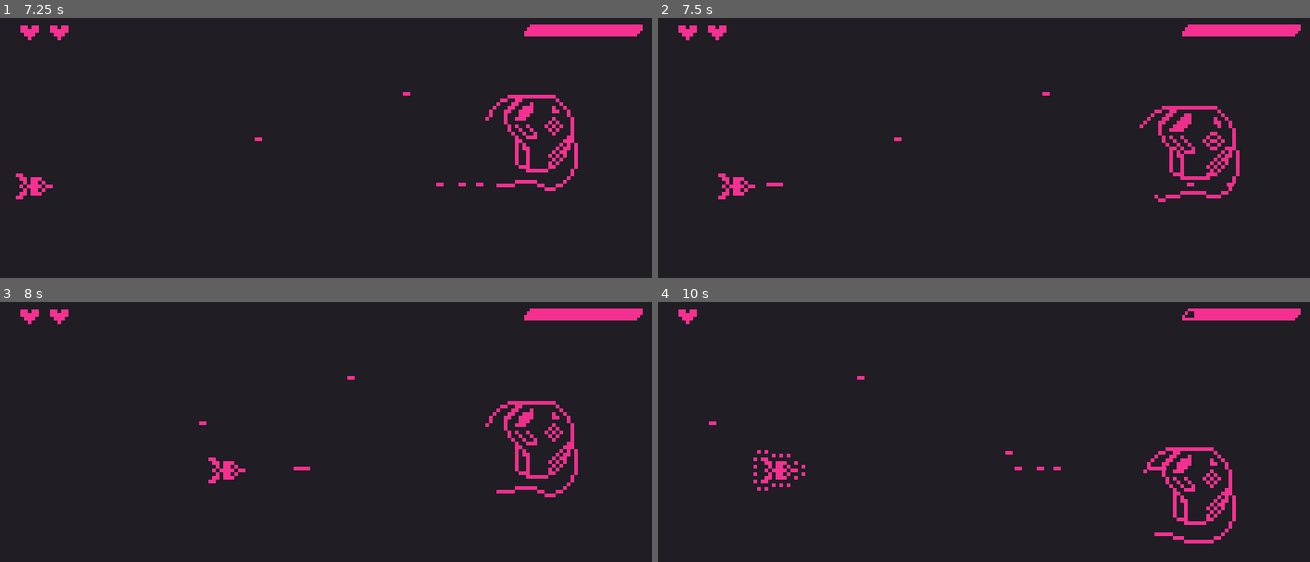
Above: before the commit, frames 1-4 (two rows, left to right).
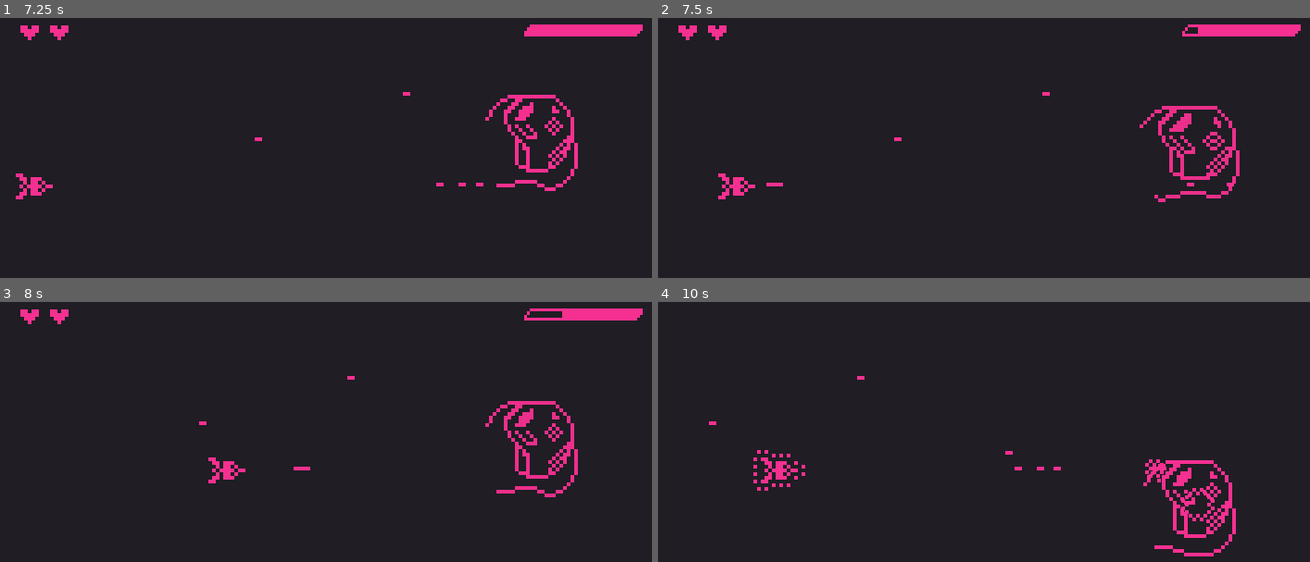
Above: after the commit, the same moments.

Repository: victor-romero-martinez/space-umpact
Game: Godot game, scene res://test/test_room.tscn
Two runs of this game, one before a commit and one after it. Both use one fixed random seed, a clock stepped at 60 frames per second and the inputs below. This scene is started directly instead of the project's main scene.
Inputs:
- Up to frame 1 (7.25 s): tap Enter (ui_accept) at 0.5, 0.6, 0.77, 1.07, 1.35, 1.52, 1.82, 2.1, 2.85, 3.02, 3.32, 3.6, 3.77, 4.07, 4.35, 4.52, 4.82, 5.1, 5.85, 6.02, 6.32, 6.6, 6.77, 7.07 s; hold Right (ui_right) 0.53-2.03 s; hold Left (ui_left) 2.03-2.78 s; hold Right (ui_right) 2.78-4.28 s; hold Left (ui_left) 4.28-5.03 s; hold Right (ui_right) 5.03-5.78 s; hold Left (ui_left) from 5.78 s (still down)
- Up to frame 2 (7.5 s): release Left (ui_left) at 7.28 s; hold Right (ui_right) from 7.28 s (still down); tap Enter (ui_accept) at 7.35 s
- Up to frame 3 (8 s): keep holding Right (ui_right); tap Enter (ui_accept) at 7.52, 7.82 s
- Up to frame 4 (10 s): tap Enter (ui_accept) at 8.1, 8.85, 9.02, 9.32, 9.6, 9.77 s; release Right (ui_right) at 9.53 s; hold Left (ui_left) from 9.53 s (still down)

Frame 1 is identical in both runs. In frame 2, less than 0.1% of the frame differs, in the area x 80-83%, y 3-7%; in frame 3, 0.1%; in frame 4, 2.9%, in the area x 3-99%, y 2-98%.

Commit message:
update: change level

Diff:
--- a/global/global.gd
+++ b/global/global.gd
@@ -2,8 +2,14 @@
 extends Node2D
 
 var screen_size: Vector2
+var total_level: int = 2
+var current_level: int = 1
 var player_heart: int = 3
 var defeated_boss: bool = false
+## call after hiding boss
+var queue_boss: bool = false
+## call after hiding player
+var hidden_player: bool = false
 
 
 #TODO: implementar animacion de spawn
--- a/levels/level_1/enemy_chunk_2.tscn
+++ b/levels/level_1/enemy_chunk_2.tscn
@@ -20,7 +20,6 @@
 [node name="Enemy5" parent="." index="3" instance=ExtResource("2_gxvia")]
 position = Vector2(58, 29)
 health = 2
-speed = 4.0
 
 [node name="Enemy6" parent="." index="4" instance=ExtResource("2_gxvia")]
 position = Vector2(125, 20)
@@ -37,7 +36,6 @@
 [node name="Enemy9" parent="." index="7" instance=ExtResource("2_gxvia")]
 position = Vector2(123, 12)
 health = 2
-speed = 4.0
 
 [node name="Enemy10" parent="." index="8" instance=ExtResource("2_gxvia")]
 position = Vector2(157, 44)
--- a/scenes/enemies/boss_1.tscn
+++ b/scenes/enemies/boss_1.tscn
@@ -57,6 +57,7 @@
 
 [node name="Boss1" type="CharacterBody2D"]
 script = ExtResource("2_fcshl")
+health = 6
 bullet_scene = ExtResource("3_23eqv")
 explotion_scene = ExtResource("4_7o8cd")
 
--- a/scenes/level_1.tscn
+++ b/scenes/level_1.tscn
@@ -43,13 +43,18 @@
 
 [node name="Player" type="Node2D" parent="CanvasLayer"]
 
-[node name="Player" parent="CanvasLayer/Player" node_paths=PackedStringArray("respawn") instance=ExtResource("2_do623")]
+[node name="Player" parent="CanvasLayer/Player" node_paths=PackedStringArray("respawn", "exit_screen") instance=ExtResource("2_do623")]
 position = Vector2(-14, 41)
 respawn = NodePath("../PlayerRespawn")
+exit_screen = NodePath("../ExitScreen")
 metadata/_edit_lock_ = true
 
 [node name="PlayerRespawn" type="Marker2D" parent="CanvasLayer/Player"]
 position = Vector2(4, 41)
+metadata/_edit_lock_ = true
+
+[node name="ExitScreen" type="Marker2D" parent="CanvasLayer/Player"]
+position = Vector2(253, 44)
 metadata/_edit_lock_ = true
 
 [node name="Enemy" type="Node2D" parent="CanvasLayer"]
--- a/scenes/level_2.tscn
+++ b/scenes/level_2.tscn
@@ -39,13 +39,18 @@
 
 [node name="Player" type="Node2D" parent="CanvasLayer"]
 
-[node name="Player" parent="CanvasLayer/Player" node_paths=PackedStringArray("respawn") instance=ExtResource("3_vard1")]
+[node name="Player" parent="CanvasLayer/Player" node_paths=PackedStringArray("respawn", "exit_screen") instance=ExtResource("3_vard1")]
 position = Vector2(-14, 41)
 respawn = NodePath("../PlayerRespawn")
+exit_screen = NodePath("../ExitScreen")
 metadata/_edit_lock_ = true
 
 [node name="PlayerRespawn" type="Marker2D" parent="CanvasLayer/Player"]
 position = Vector2(4, 41)
+metadata/_edit_lock_ = true
+
+[node name="ExitScreen" type="Marker2D" parent="CanvasLayer/Player"]
+position = Vector2(253, 44)
 metadata/_edit_lock_ = true
 
 [node name="Enemy" type="Node2D" parent="CanvasLayer"]
--- a/scripts/enemy/boss.gd
+++ b/scripts/enemy/boss.gd
@@ -129,6 +129,7 @@
 	defeated.emit()
 
 	if global_position.y > _screen_size.y:
+		global.queue_boss = true
 		queue_free()
 
 
--- a/scripts/player.gd
+++ b/scripts/player.gd
@@ -16,11 +16,12 @@
 @export_group('Settings')
 @export var speed = 40.0
 @export var respawn: Marker2D
+@export var exit_screen: Marker2D
 @export var explotion_scene: PackedScene
 
 @onready var hud_health = $"../../Hud/HudHealth" as HudHealth
 
-var global
+var global # need set on ready
 var _can_shoot: bool = true
 var _immunity = true
 var _can_move = false
@@ -29,7 +30,8 @@
 func _ready():
 	if not bullet_scene\
 	or not explotion_scene\
-	or not respawn:
+	or not respawn\
+	or not exit_screen:
 		push_error('Some PackedScene is missing')
 		return
 
@@ -37,17 +39,16 @@
 	_animation_spawn()
 	_start_combat()
 
+
 func _physics_process(delta):
 	if _can_move:
 		_move(delta)
 		move_and_slide()
 
 	#INFO: received damage and restart initioal position
-	if is_on_wall() or is_on_floor():
-		make_boom()
-
-	if Input.is_action_just_pressed("ui_accept"):
-		_fire()
+	if is_on_wall() or is_on_floor(): make_boom()
+	if Input.is_action_just_pressed("ui_accept"): _fire()
+	if global.queue_boss: _finish_combat()
 
 
 func _move(delta):
@@ -67,6 +68,15 @@
 		.set_trans(Tween.TRANS_LINEAR)\
 		.set_ease(Tween.EASE_OUT)
 	t.tween_callback(func (): _can_move = true)
+
+
+func _finish_combat():
+	_can_move = false
+	_immunity = true
+	$CollisionShape2D.disabled = true
+	var t = create_tween()
+	t.tween_property(self, 'global_position', exit_screen.position, 1.5)
+	t.tween_callback(func (): global.hidden_player = true)
 
 
 # apply damage and reset position when not immunity
--- a/scripts/utils/level_settings.gd
+++ b/scripts/utils/level_settings.gd
@@ -2,33 +2,52 @@
 
 @onready var menu_pause = %MenuPause
 
-var global_settings = Global
-var paused: bool = false
-
+var global = Global
+var _paused: bool = false
 
 func _ready():
-	global_settings.defeated_boss = false
+	# level settings
+	global.current_level = self.name.split('-')[-1].to_int()
+	global.defeated_boss = false
+	global.queue_boss = false
+	global.hidden_player = false
+
+	if not global.current_level:
+		push_error('Make sure the node is named as follows Node-1')
 
 
 func _process(_delta):
 #TODO: remplazar por game over sscreen
-	if global_settings.is_game_over():
+	if global.is_game_over():
 		print('estoy en level script')
 		get_tree().quit()
 
 	if Input.is_action_just_pressed('ui_pause'):
 		_pause_menu()
 
+	# call after hiding player
+	if global.hidden_player:
+		_next_level()
+
+
+func _next_level():
+	if global.current_level < global.total_level:
+		var next_level = global.current_level + 1
+		get_tree().change_scene_to_file("res://scenes/level_%d.tscn" %next_level)
+	else:
+		print_debug('TODO: poner creditos aqui')
+		get_tree().change_scene_to_file("res://control/main_menu.tscn")
+
 
 func _pause_menu():
-	if paused:
+	if _paused:
 		menu_pause.hide()
 		Engine.time_scale = 1
 	else:
 		menu_pause.show()
 		Engine.time_scale = 0
 
-	paused = not paused
+	_paused = not _paused
 
 
 func _on_menu_pause_resume():
--- a/test/test_room.gd
+++ b/test/test_room.gd
@@ -5,6 +5,7 @@
 @onready var menu_pause = $MenuPause
 
 
+var global = Global
 var paused: bool = false
 
 
@@ -12,6 +13,12 @@
 	if Input.is_action_just_pressed('ui_pause'):
 		_pause_menu()
 
+	if global.hidden_player:
+		close_room()
+
+
+func close_room():
+	get_tree().quit()
 
 func _pause_menu():
 	if paused:
--- a/test/test_room.tscn
+++ b/test/test_room.tscn
@@ -30,15 +30,20 @@
 
 [node name="Player" type="Node2D" parent="."]
 
-[node name="Player" parent="Player" node_paths=PackedStringArray("respawn") instance=ExtResource("2_b2s5v")]
+[node name="Player" parent="Player" node_paths=PackedStringArray("respawn", "exit_screen") instance=ExtResource("2_b2s5v")]
 position = Vector2(-13, 41)
 respawn = NodePath("../PlayerRespawn")
+exit_screen = NodePath("../ExitScreen")
 metadata/_edit_lock_ = true
 
 [node name="PlayerRespawn" type="Marker2D" parent="Player"]
 position = Vector2(4, 41)
 metadata/_edit_lock_ = true
 
+[node name="ExitScreen" type="Marker2D" parent="Player"]
+position = Vector2(253, 44)
+metadata/_edit_lock_ = true
+
 [node name="MenuPause" parent="." instance=ExtResource("2_51vey")]
 visible = false
 
